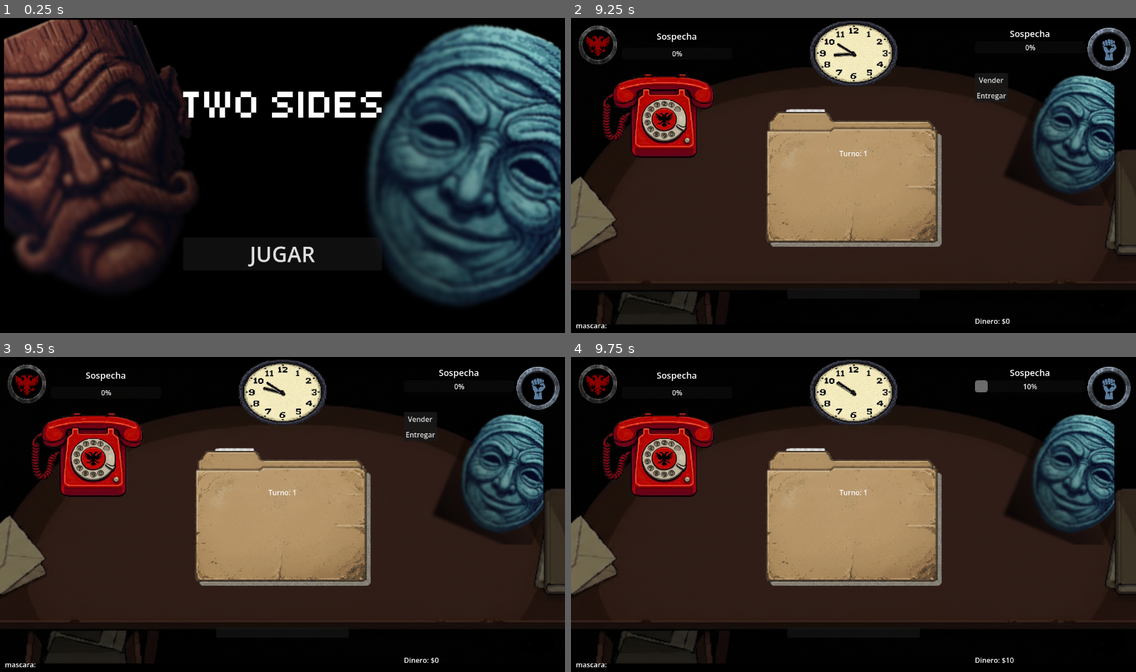
Above: before the commit, frames 1-4 (two rows, left to right).
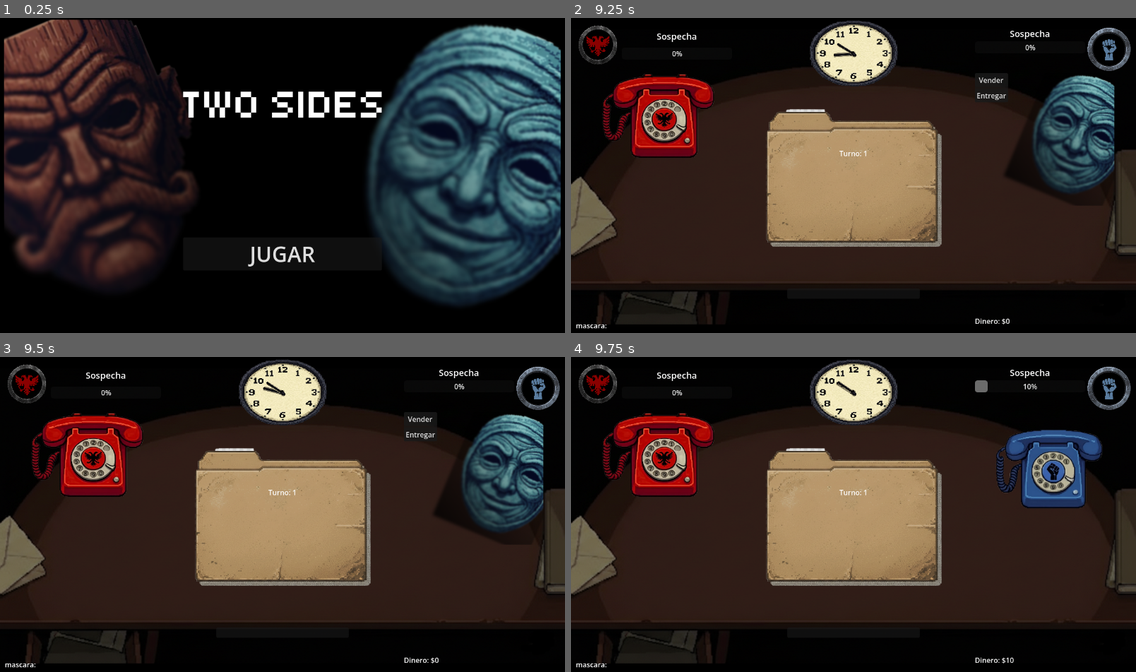
Above: after the commit, the same moments.

Repository: ktorres63/OnlyDevs-Game
Game: Godot game, scene res://scenes/menu_inicio/menu_inicio.tscn
The game is run twice, just before and just after one commit, with the same random seed, the same clock (stepped at 60 frames per second) and the same inputs.
Inputs (mouse positions are in pixels of both pictures, inside the frame that each line leads up to):
- Up to frame 1 (0.25 s): no input
- Up to frame 2 (9.25 s): click "JUGAR" at 0.5 s; click (1051, 140) at 8.75 s
- Up to frame 3 (9.5 s): no input
- Up to frame 4 (9.75 s): click "Vender" at 9.5 s

Frames 1-3 are identical in both runs. In frame 4, 6.0% of the frame differs, in the area x 75-97%, y 18-59%.

Commit message:
fix: reset de sprite de telefonos

Diff:
--- a/scripts/core/GameManager.gd
+++ b/scripts/core/GameManager.gd
@@ -10,7 +10,6 @@
 signal evento_cambiado(evento)
 signal stats_actualizados(dinero, turno, sospecha_imperio, sospecha_resistencia)
 signal call_phone(team_to_call)
-signal end_call(team_to_call)
 
 func start_game():
 	GameState.turno = 1
@@ -65,7 +64,6 @@
 			break
 	# tiempo que dura llamada
 	await get_tree().create_timer(3).timeout
-	emit_signal("end_call",team_to_call)
 	# TODO: elección de mandar información
 
 	emit_signal("evento_cambiado", {
--- a/scripts/ui/Main.gd
+++ b/scripts/ui/Main.gd
@@ -22,7 +22,6 @@
 	game_manager.evento_cambiado.connect(mostrar_evento)
 	game_manager.stats_actualizados.connect(_on_stats_actualizados)
 	game_manager.call_phone.connect(call_phone)
-	game_manager.end_call.connect(reset_sprite)
 	game_manager.start_game()
 	phone_blue.disabled = true
 	phone_red.disabled = true
@@ -76,23 +75,11 @@
 
 func actualizar_estado_telefono(bando: String):
 	if bando == "Imperio":
-		phone_red.texture_normal = load("res://assets/sprites/ui/mask_blue.png") # Tu lógica de máscara
+		phone_red.texture_normal = load("res://assets/sprites/ui/phoneRed.png") # Tu lógica de máscara
 		phone_red.disabled = true
 	elif bando == "Resistencia":
-		phone_blue.texture_normal = load("res://assets/sprites/ui/mask_blue.png")
+		phone_blue.texture_normal = load("res://assets/sprites/ui/phoneBlue.png")
 		phone_blue.disabled = true
-
-func reset_sprite(team):
-	sfx_hangup.play()
-	sfx_ring.stop()
-	sfx_paper_info.play()
-	sfx_static.stop()
-	await get_tree().create_timer(2.0).timeout
-	sfx_hangup.stop()
-	if team == "blue":
-		phone_blue.texture_normal = load("res://assets/sprites/ui/phoneBlue.png")
-	else:
-		phone_red.texture_normal = load("res://assets/sprites/ui/phoneRed.png")
 
 func call_phone(evento):
 	var phone
